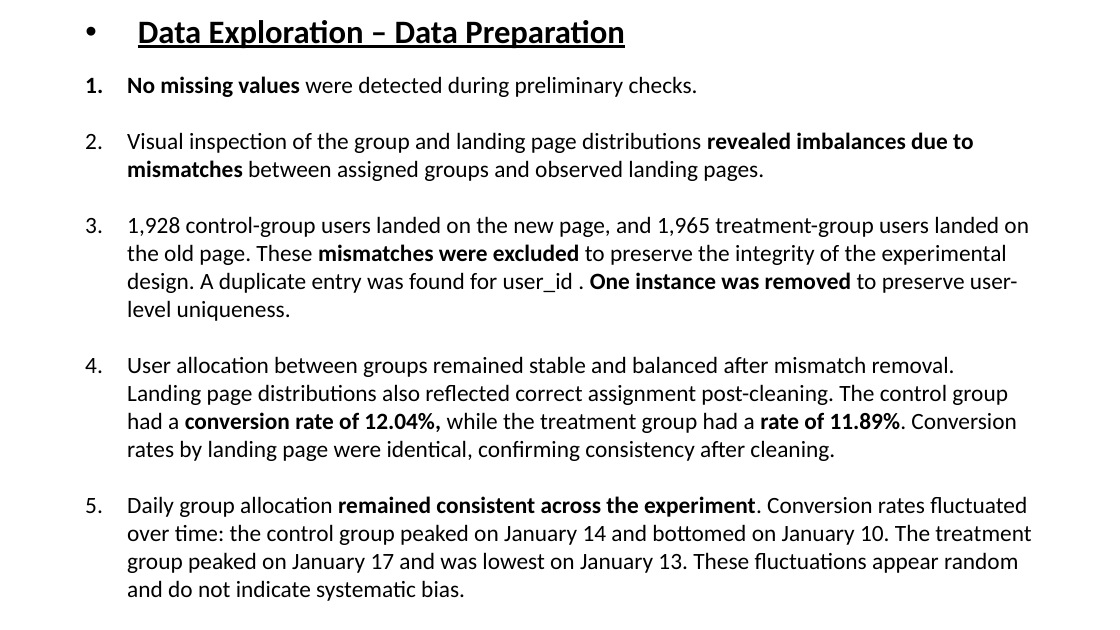
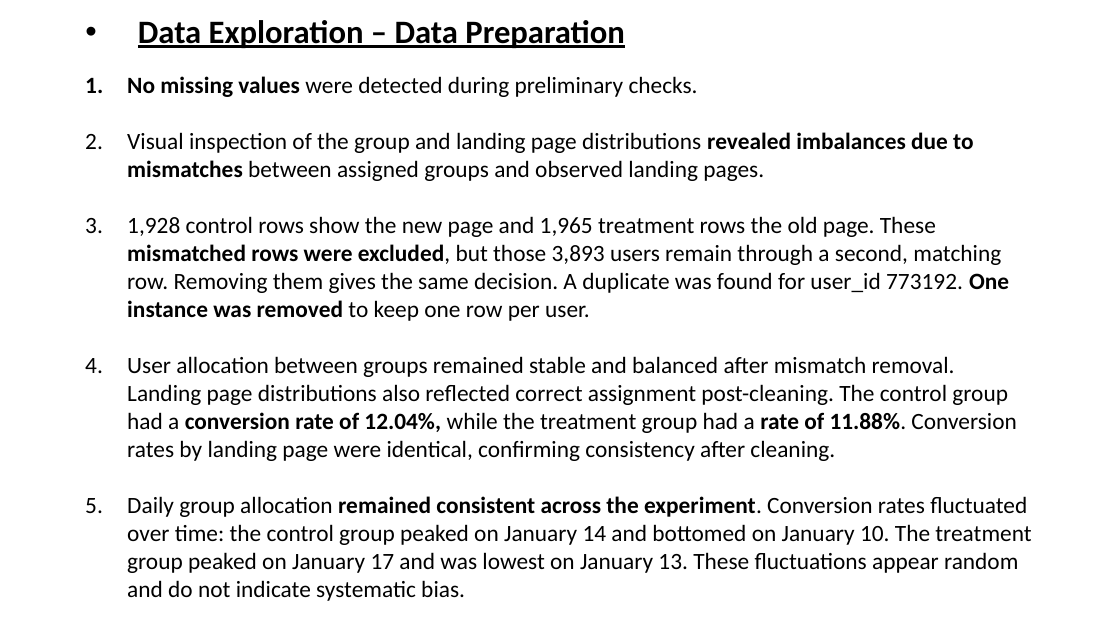
Before and after one commit to BillyGeros94/ab-testing-analysis, a slide deck: slide 4 of presentation/AB Test Presentation.pptx. Drawn at 1120x630 pixels with LibreOffice and Linux fonts; fonts in the diff are those of the drawing. Boxes give left, top, right and bottom in pixels: in the first picture for what was removed or moved away, otherwise in the second. Text is boxed around its words. In the diff, an @@ line names an element or a change of style, - is before the commit and + after.

Commit message:
Add validity checks and correct reported figures
Add experiment checks in src/checks.R: sample ratio, weekly effect,
a rerun without users who have mismatched rows, and country tests.
Set a seed and save key numbers to results/.

Correct the README and slides to use cleaned figures throughout,
state that mismatches were removed at row level, and replace the UK
follow-up recommendation. The decision to hold is unchanged.

```diff
--- a/presentation/AB Test Presentation.pptx
+++ b/presentation/AB Test Presentation.pptx
@@ text at bbox=[127, 216, 1016, 461]: text changed @@
-3. 1,928 control-group users landed on the new page, and 1,965 treatment-group users landed on the old page. These mismatches were excluded to preserve the integrity of the experimental design. A duplicate entry was found for user_id . One instance was removed to preserve user-level uniqueness.
-4. User allocation between groups remained stable and balanced after mismatch removal. Landing page distributions also reflected correct assignment post-cleaning. The control group had a conversion rate of 12.04%, while the treatment group had a rate of 11.89%. Conversion rates by landing page were identical, confirming consistency after cleaning.
+3. 1,928 control rows show the new page and 1,965 treatment rows the old page. These mismatched rows were excluded, but those 3,893 users remain through a second, matching row. Removing them gives the same decision. A duplicate was found for user_id 773192. One instance was removed to keep one row per user.
+4. User allocation between groups remained stable and balanced after mismatch removal. Landing page distributions also reflected correct assignment post-cleaning. The control group had a conversion rate of 12.04%, while the treatment group had a rate of 11.88%. Conversion rates by landing page were identical, confirming consistency after cleaning.
```
Also in this commit, not shown: 7 other slides changed, 9 other files.
